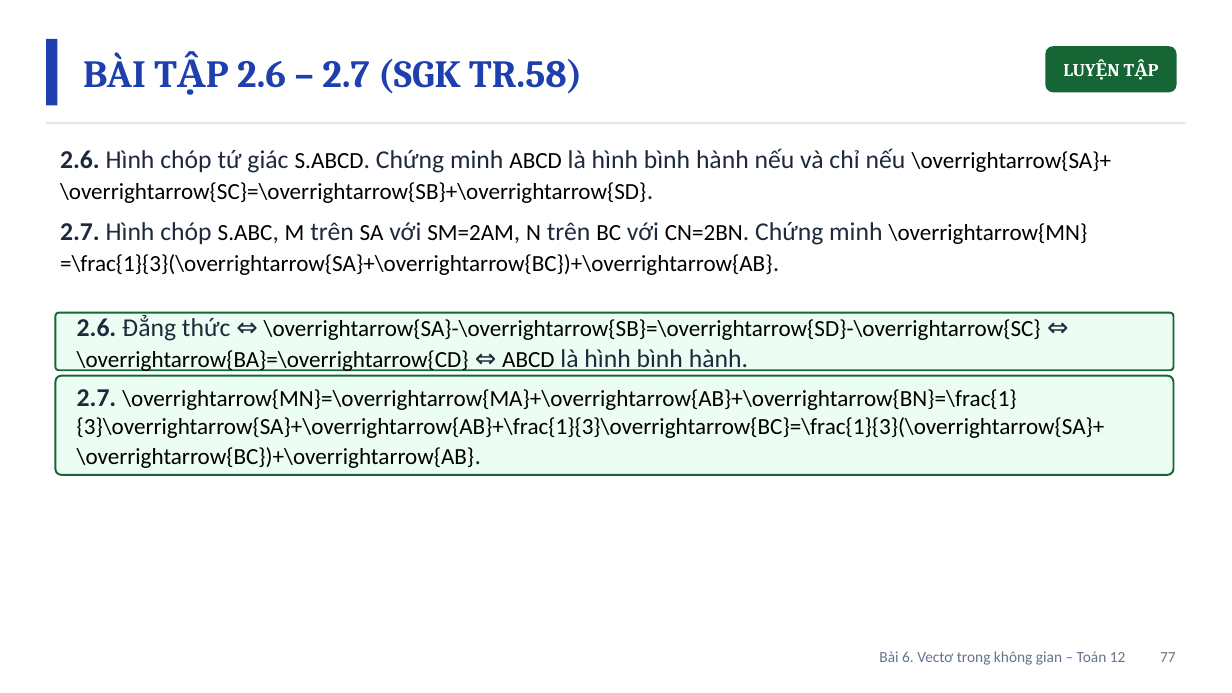
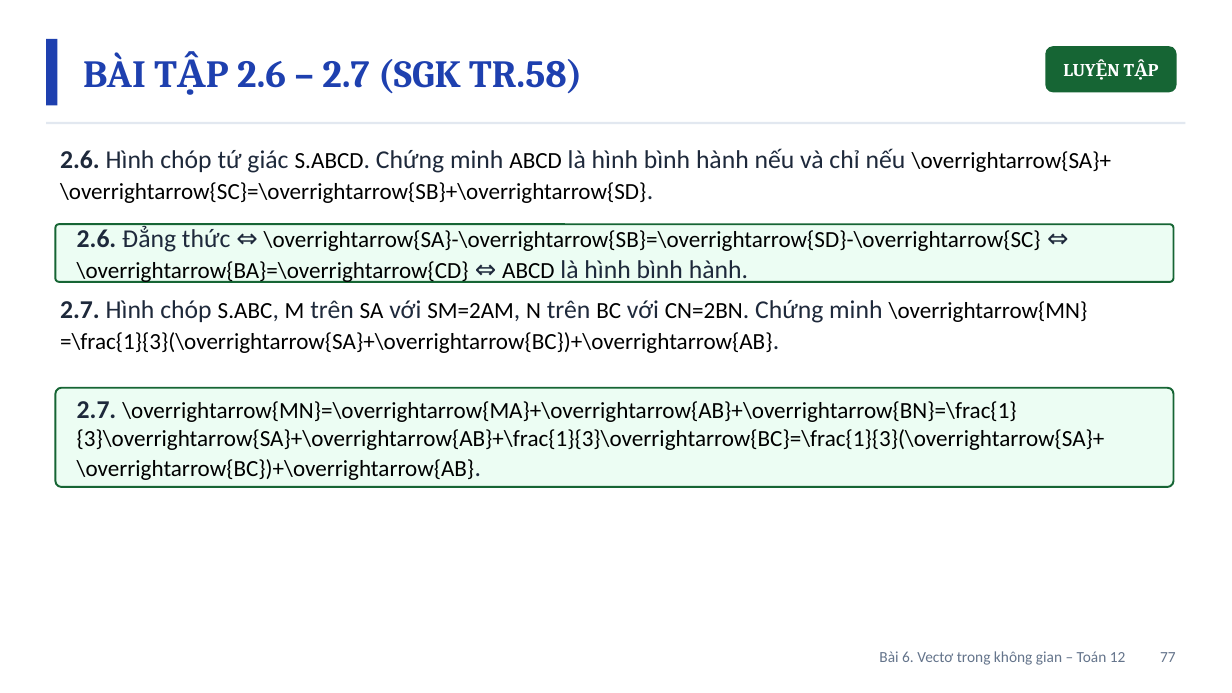
Before and after one commit to Trangtu66/Taode_thi_online, a slide deck: slide 77 of mon/toan/slide/lop12/BaiGiangDienTu_TOAN12_Bai6_VectoTrongKhongGian_T28-33.pptx. Drawn at 1232x693 pixels with LibreOffice and Linux fonts; fonts in the diff are those of the drawing. Boxes give left, top, right and bottom in pixels: in the first picture for what was removed or moved away, otherwise in the second. Text is boxed around its words. In the diff, an @@ line names an element or a change of style, - is before the commit and + after.

```diff
--- a/mon/toan/slide/lop12/BaiGiangDienTu_TOAN12_Bai6_VectoTrongKhongGian_T28-33.pptx
+++ b/mon/toan/slide/lop12/BaiGiangDienTu_TOAN12_Bai6_VectoTrongKhongGian_T28-33.pptx
@@ rounded rectangle: place and size @@
-rounded rectangle at box(55, 312, 1174, 370)
+rounded rectangle at box(55, 225, 1174, 282)
@@ text at box(60, 222, 1088, 275): paragraph removed @@
-2.7. Hình chóp S.ABC, M trên SA với SM=2AM, N trên BC với CN=2BN. Chứng minh \overrightarrow{MN}=\frac{1}{3}(\overrightarrow{SA}+\overrightarrow{BC})+\overrightarrow{AB}.
@@ text "2.6. Đẳng thức ⇔ \overrightarrow{SA}-\overrightarrow{SB}=\ov ...": place and size @@
-text "2.6. Đẳng thức ⇔ \overrightarrow{SA}-\overrightarrow{SB}=\ov ..." at box(77, 315, 1041, 371)
+text "2.6. Đẳng thức ⇔ \overrightarrow{SA}-\overrightarrow{SB}=\ov ..." at box(77, 226, 1041, 283)
@@ text added at box(60, 300, 1088, 353), 18 pt, text #000000 @@
+2.7. Hình chóp S.ABC, M trên SA với SM=2AM, N trên BC với CN=2BN. Chứng minh \overrightarrow{MN}=\frac{1}{3}(\overrightarrow{SA}+\overrightarrow{BC})+\overrightarrow{AB}.
@@ rounded rectangle: place and size @@
-rounded rectangle at box(55, 376, 1174, 475)
+rounded rectangle at box(55, 388, 1174, 487)
@@ text "2.7. \overrightarrow{MN}=\overrightarrow{MA}+\overrightarrow ...": place and size @@
-text "2.7. \overrightarrow{MN}=\overrightarrow{MA}+\overrightarrow ..." at box(77, 389, 1105, 468)
+text "2.7. \overrightarrow{MN}=\overrightarrow{MA}+\overrightarrow ..." at box(77, 401, 1105, 480)
```
Also in this commit, not shown: 4 other slides changed, 7 other files.
